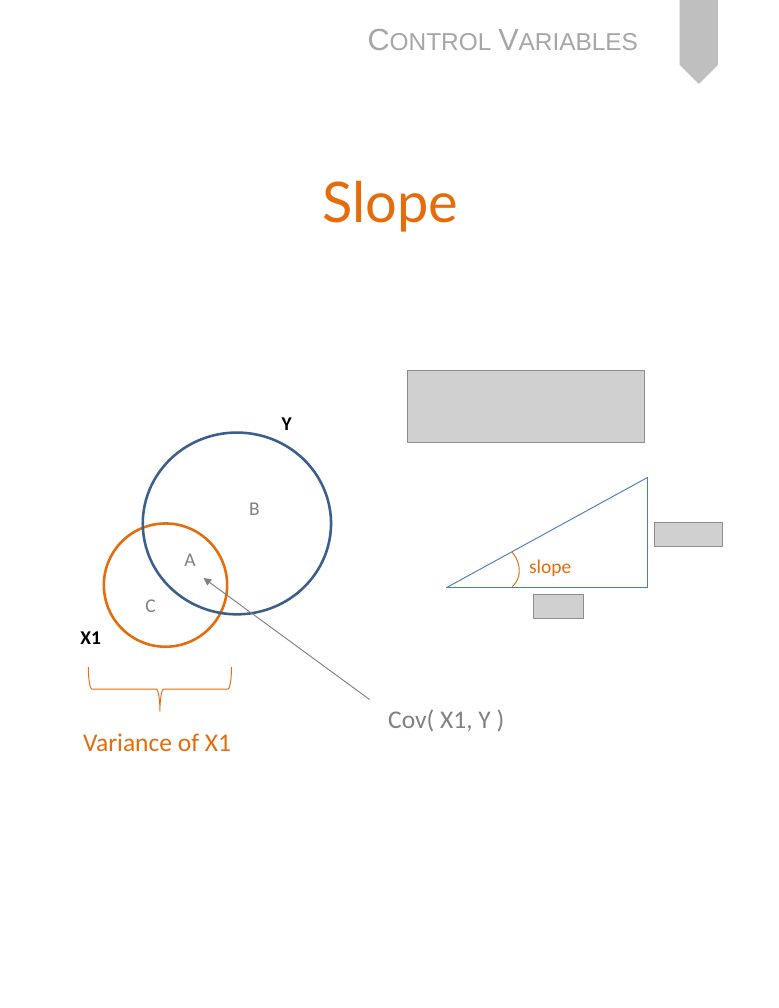
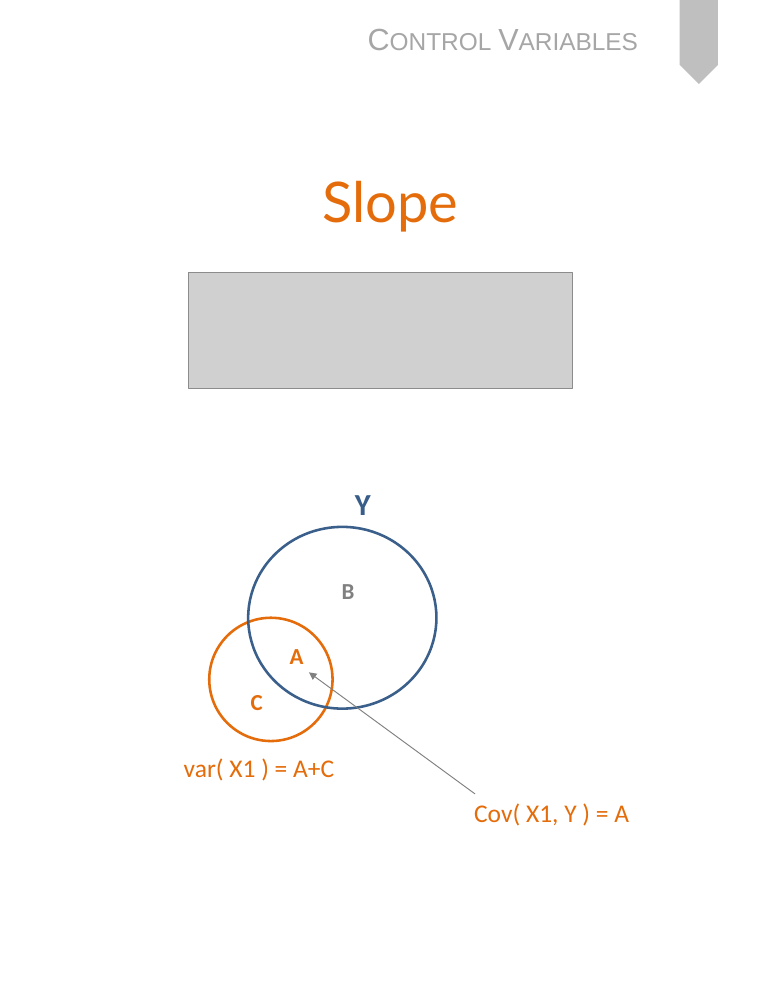
Before and after one commit to DS4PS/cpp-523-fall-2019, a slide deck: slide 7 of lectures/p-06-control-variables.pptx (slide 5 before the commit). Drawn at 779x1008 pixels with LibreOffice and Linux fonts; fonts in the diff are those of the drawing; grey boxes stand for pictures. Boxes give left, top, right and bottom in pixels: in the first picture for what was removed or moved away, otherwise in the second. Text is boxed around its words. In the diff, an @@ line names an element or a change of style, - is before the commit and + after.

Commit message:
updated lectures

```diff
--- a/lectures/p-06-control-variables.pptx
+++ b/lectures/p-06-control-variables.pptx
@@ picture added at (x1=189, y1=272, x2=573, y2=388) @@
@@ picture removed at (x1=408, y1=371, x2=645, y2=443) @@
@@ line removed from (446, 587) to (648, 477) @@
@@ line removed from (648, 477) to (648, 587) @@
@@ text "Y" moved from (x1=282, y1=417, x2=292, y2=430) to (x1=355, y1=495, x2=371, y2=515) @@
@@ text "Y" at (x1=355, y1=495, x2=371, y2=515): size 15.3 to 24 pt, text colour #000000 to #385D8A @@
@@ arc (boxed as its full ellipse) removed at (x1=461, y1=533, x2=530, y2=602) @@
@@ picture removed at (x1=654, y1=523, x2=723, y2=547) @@
@@ text removed at (x1=529, y1=559, x2=571, y2=576) @@
-slope
@@ text "B" moved from (x1=249, y1=502, x2=260, y2=515) to (x1=342, y1=584, x2=355, y2=599) @@
@@ text "B" at (x1=342, y1=584, x2=355, y2=599): size 15.3 to 18 pt, bold on @@
@@ line removed from (446, 587) to (648, 587) @@
@@ picture removed at (x1=533, y1=594, x2=584, y2=618) @@
@@ text removed at (x1=80, y1=631, x2=101, y2=644) @@
-X1
@@ text "A" moved from (x1=184, y1=553, x2=195, y2=566) to (x1=290, y1=649, x2=304, y2=664) @@
@@ text "A" at (x1=290, y1=649, x2=304, y2=664): size 15.3 to 18 pt, text colour #808080 to #E46C0A, bold on @@
@@ right brace removed at (x1=88, y1=667, x2=231, y2=711) @@
@@ text "C" at (x1=251, y1=695, x2=263, y2=710): size 15.3 to 18 pt, text colour #808080 to #E46C0A, bold on @@
@@ 2 ellipses, 1 text, 1 arrow moved together from (x1=104, y1=433, x2=369, y2=699) to (x1=209, y1=527, x2=475, y2=794) @@
@@ text removed at (x1=83, y1=733, x2=231, y2=751) @@
-Variance of X1
@@ text added at (x1=184, y1=758, x2=334, y2=781), 20 pt, text #E46C0A @@
+var( X1 ) = A+C
@@ text at (x1=474, y1=803, x2=629, y2=826): text changed; text colour #808080 to #E46C0A @@
-Cov( X1, Y )
+Cov( X1, Y ) = A
```
Also in this commit, not shown: 3 other slides changed, 2 slides added, 3 other files.
